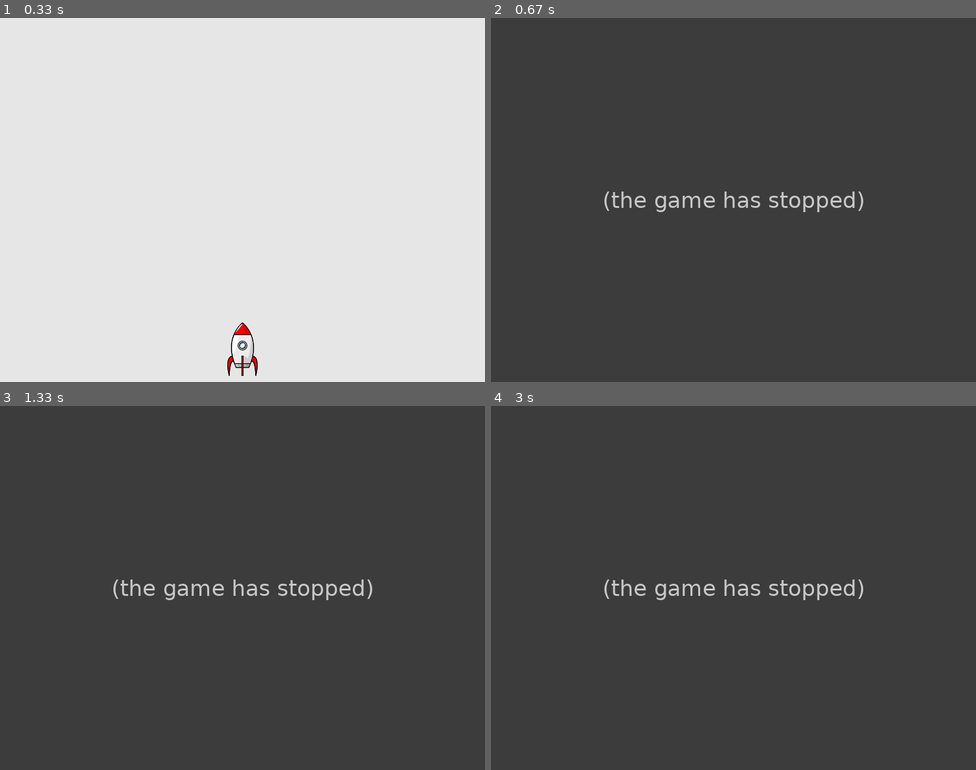
Above: before the commit, frames 1-4 (two rows, left to right).
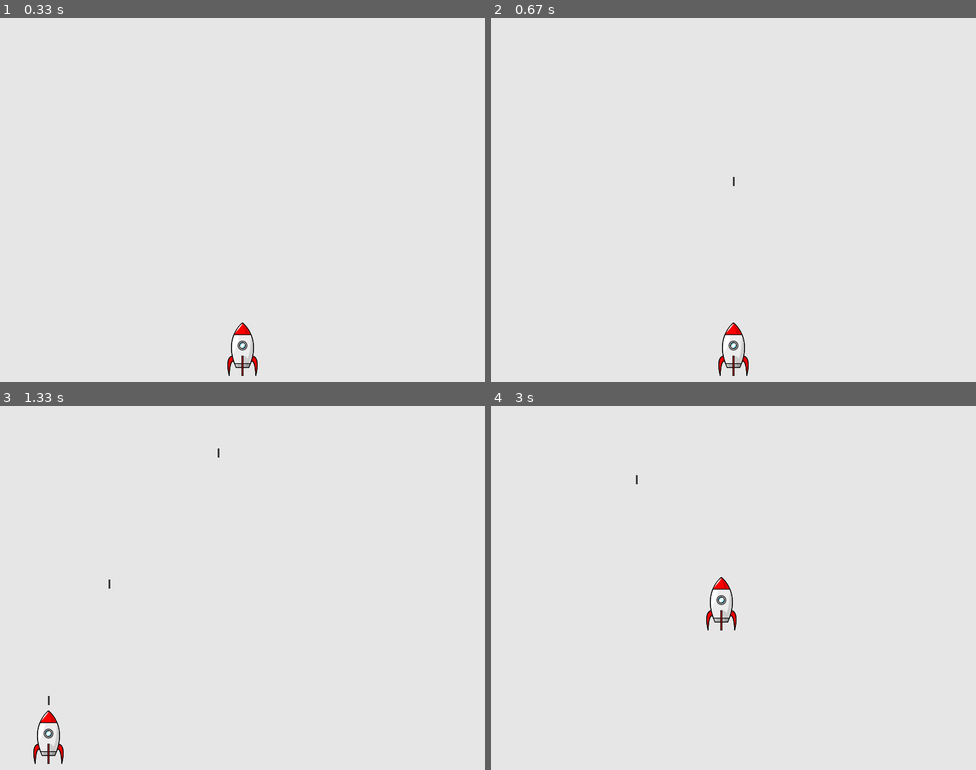
Above: after the commit, the same moments.

Repository: f-vdb/2D-SpaceFlight-pygame
Game: pygame game, started from spaceFlight.py
The game is run twice, just before and just after one commit, with the same random seed, the same clock (stepped at 60 frames per second) and the same inputs.
Inputs:
- Up to frame 1 (0.33 s): no input
- Up to frame 2 (0.67 s): tap Space at 0.33 s
- Up to frame 3 (1.33 s): hold Left 0.67-1.2 s; tap Space at 0.73, 1.03, 1.3 s; hold Down from 1.23 s (still down)
- Up to frame 4 (3 s): release Down at 1.53 s; hold Left 1.57-1.97 s; tap Space at 1.63, 1.93, 2.07, 2.47, 2.77 s; hold Up 2-2.37 s; hold Right from 2.4 s (still down)

Frame 1 is identical in both runs. In frame 2, 100% of the frame differs, in the area x 0-100%, y 0-100%; in frame 3, 100%; in frame 4, 100%.
Error before the commit: AttributeError: 'Settings' object has no attribute 'allowedBullets' (gameFunctions.py line 21); the game stopped at 0.33 s (later frames are placeholders)

Commit message:
- nur noch 3 Geschosse gleichzeitig - refactored

Diff:
--- a/settings.py
+++ b/settings.py
@@ -17,3 +17,4 @@
         self.bulletWidth = 3
         self.bulletHeight = 15
         self.bulletColor = 60, 60, 60
+        self.allowedBullets = 3
--- a/spaceFlight.py
+++ b/spaceFlight.py
@@ -34,16 +34,7 @@
         clock.tick(mySettings.fps)
         gf.checkEvents(mySettings, screen, myShip, bullets)
         myShip.update()
-        bullets.update()
-        # bullets fliegen unendlich weiter...kostet Arbeitsspeicher und CPU
-        # print(len(bullets))
-        # Geschosse die aus dem Bild geflogen sind loeschen.
-        for bullet in bullets.copy():
-            if bullet.rect.bottom <= 0:
-                bullets.remove(bullet)
-
-
-
+        gf.updateBullets(bullets)
         gf.updateScreen(mySettings, screen, myShip, bullets)
 
 run_game()
